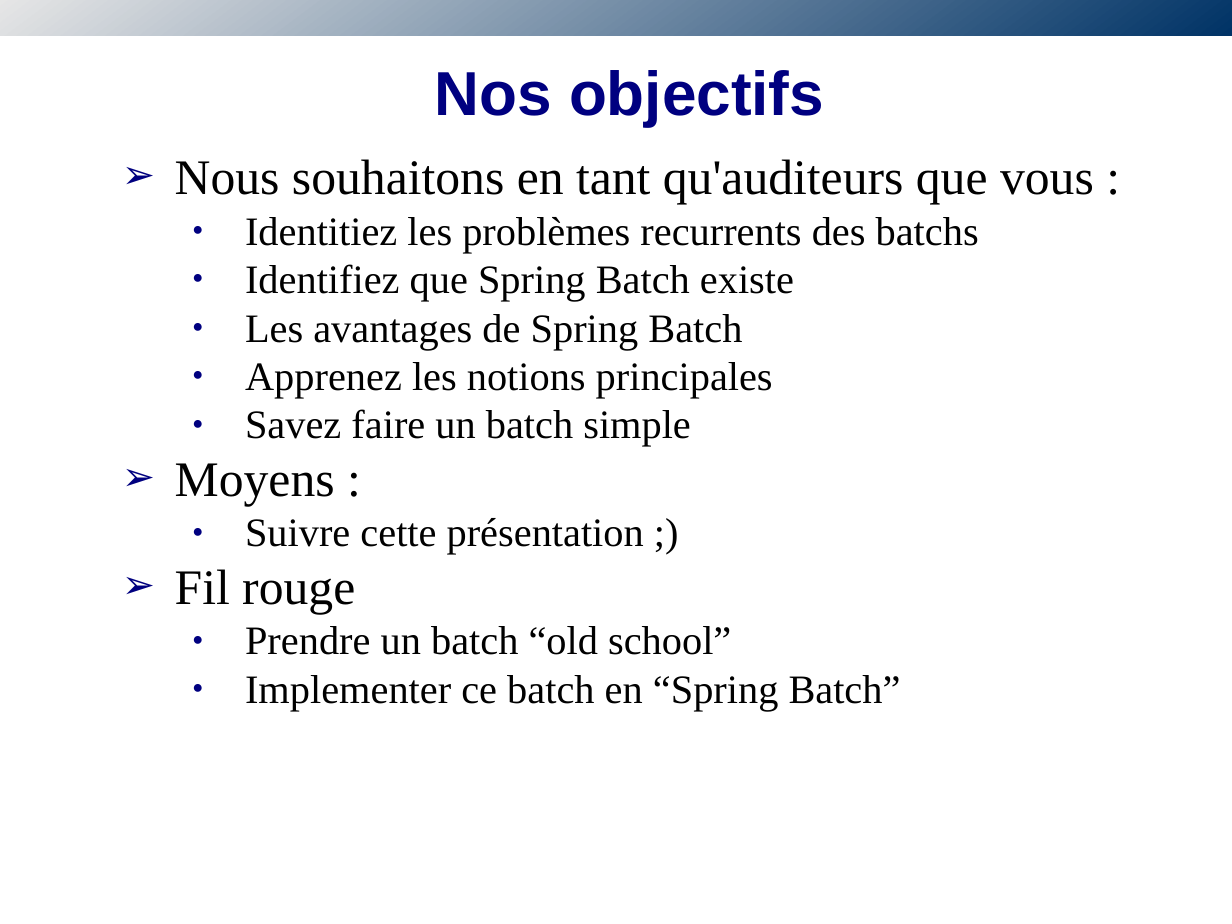
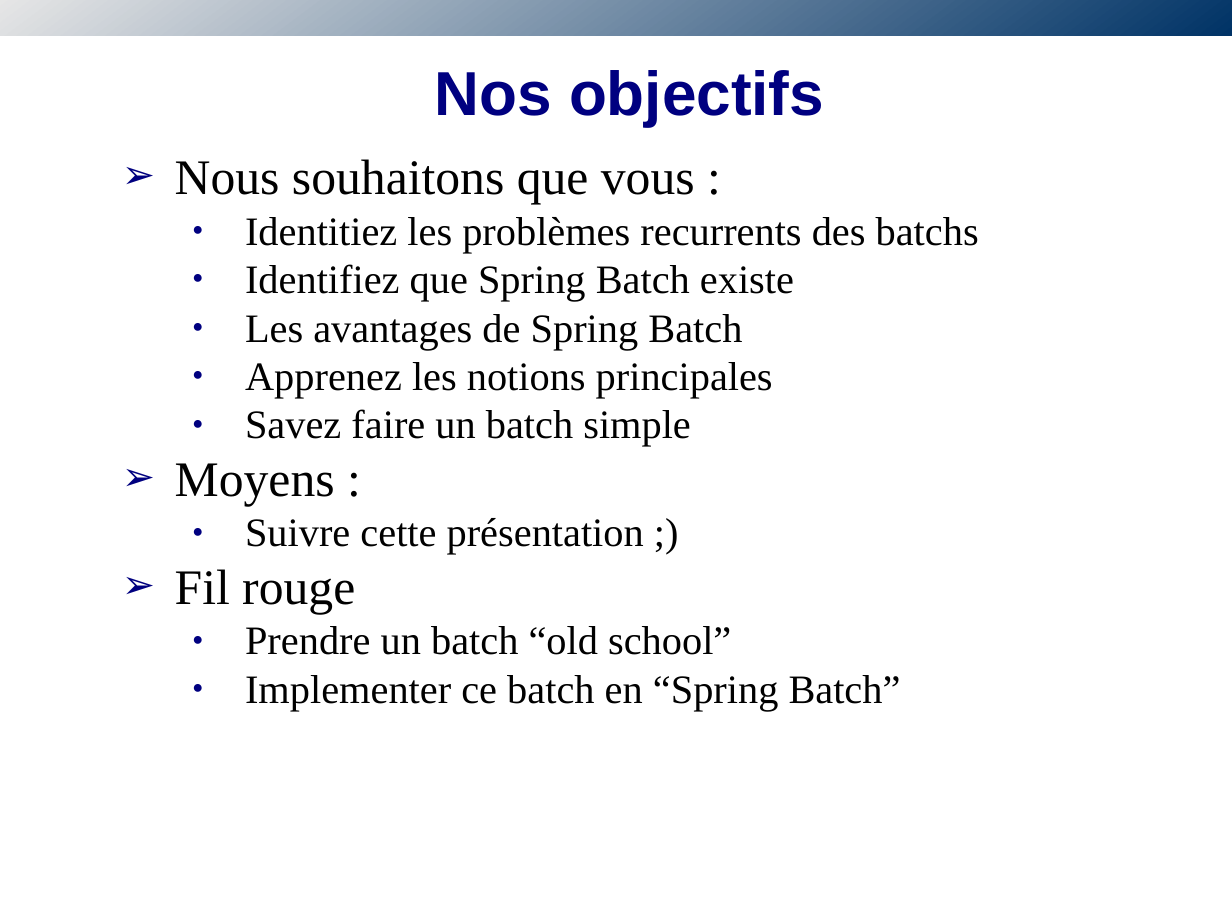
Before and after one commit to obazoud/spring-batch-sug, a slide deck: slide 8 of presentation/SUG-SpringBatch.odp. Drawn at 1232x924 pixels with LibreOffice and Linux fonts; fonts in the diff are those of the drawing; background and template pictures are left out. Boxes give left, top, right and bottom in pixels: in the first picture for what was removed or moved away, otherwise in the second. Text is boxed around its words. In the diff, an @@ line names an element or a change of style, - is before the commit and + after.

```diff
--- a/presentation/SUG-SpringBatch.odp
+++ b/presentation/SUG-SpringBatch.odp
@@ text at [175, 159, 695, 205]: text changed @@
-➢ Nous souhaitons en tant qu'auditeurs que vous :
+➢ Nous souhaitons que vous :
```
Also in this commit, not shown: 4 other slides changed.
